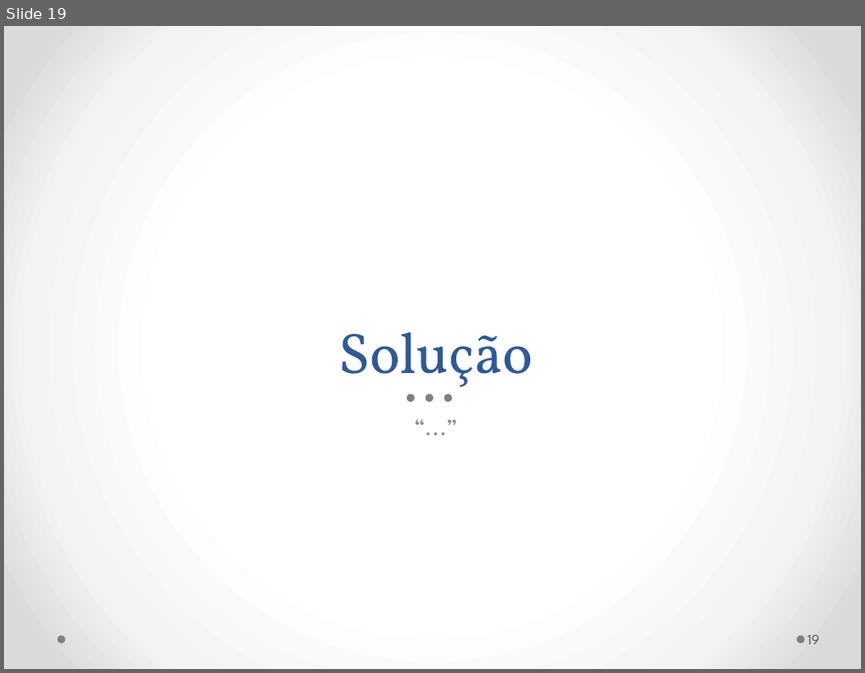
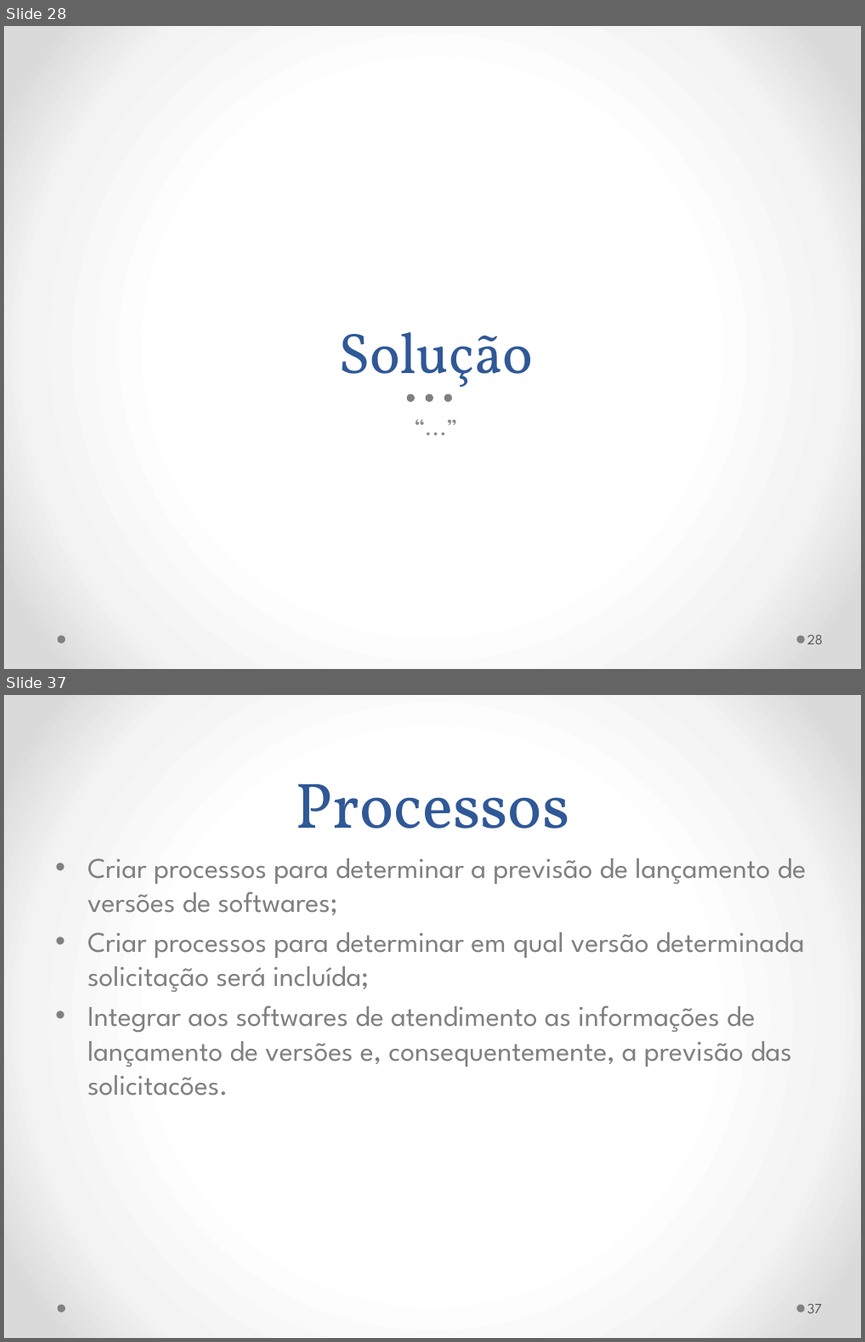
Before and after one commit to gmafonso/mestrado, a slide deck: Seminário/Seminário Dissertação Gladistone.pptx. Shown one above the other, each under a label of ours: slide 19 before the commit, slides 28 and 37 after it; the slides between them are not shown. The pictures are 865x673 and 865x1342 pixels, drawn with LibreOffice and Linux fonts; fonts in the diff are those of the drawing. Boxes give left, top, right and bottom in pixels: in the first picture for what was removed or moved away, otherwise in the second. Text is boxed around its words. In the diff, an @@ line names an element or a change of style, - is before the commit and + after.

Commit message:
Versão inicial ppt para Mury

```diff
--- a/Seminário/Seminário Dissertação Gladistone.pptx
+++ b/Seminário/Seminário Dissertação Gladistone.pptx
@@ slide 37 added at (4, 695, 861, 1338), background gradient #FFFFFF to #F4F4F4 to #DADADA; not listed: 2 template elements that a slide beside it also shows @@
@@ title added at (296, 783, 570, 828), 54 pt, text #2F5897 @@
+Processos
@@ text added at (87, 858, 806, 1095), 24 pt, text #808080 @@
+• Criar processos para determinar a previsão de lançamento de versões de softwares;
+• Criar processos para determinar em qual versão determinada solicitação será incluída;
+• Integrar aos softwares de atendimento as informações de lançamento de versões e, consequentemente, a previsão das solicitacões.
@@ page number added at (807, 1304, 822, 1313), 12 pt, text #595959 @@
+37
@@ what was slide 19 is now slide 28 @@
@@ page number at (807, 635, 823, 644): text changed @@
-19
+28
```
Also in this commit, not shown: 1 slide changed, 31 other slides added, 3 other files.
